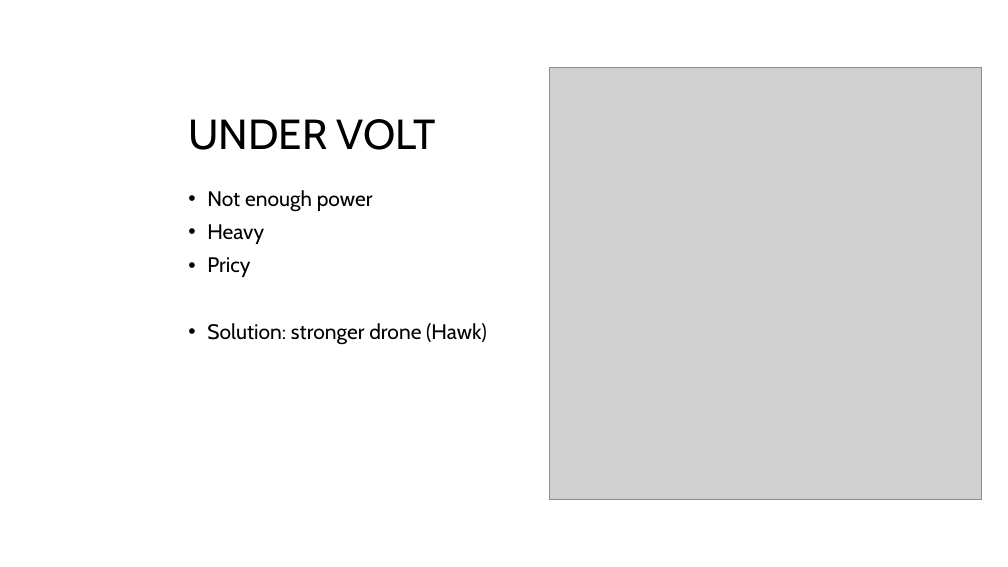
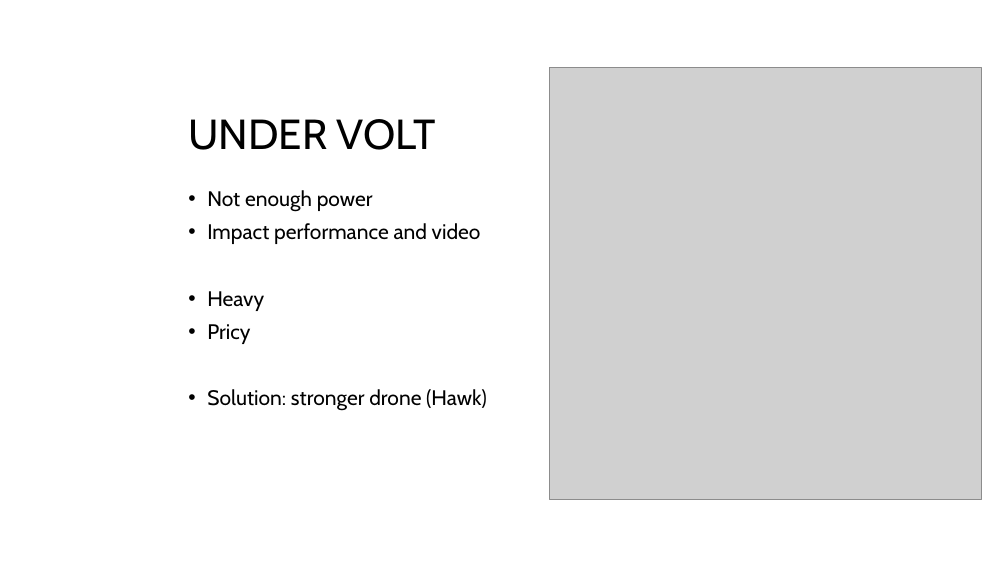
Before and after one commit to DoctorB-CA/swarm_over_cellular, a slide deck: slide 12 of Reports/end-2025b-001.pptx (slide 10 before the commit). Drawn at 1008x567 pixels with LibreOffice and Linux fonts; fonts in the diff are those of the drawing; grey boxes stand for pictures. Boxes give left, top, right and bottom in pixels: in the first picture for what was removed or moved away, otherwise in the second. Text is boxed around its words. In the diff, an @@ line names an element or a change of style, - is before the commit and + after.

```diff
--- a/Reports/end-2025b-001.pptx
+++ b/Reports/end-2025b-001.pptx
@@ text at (x1=207, y1=223, x2=481, y2=244): paragraph added @@
+• Impact performance and video
```
Also in this commit, not shown: 3 other slides changed, 3 slides added, 1 slide removed.
